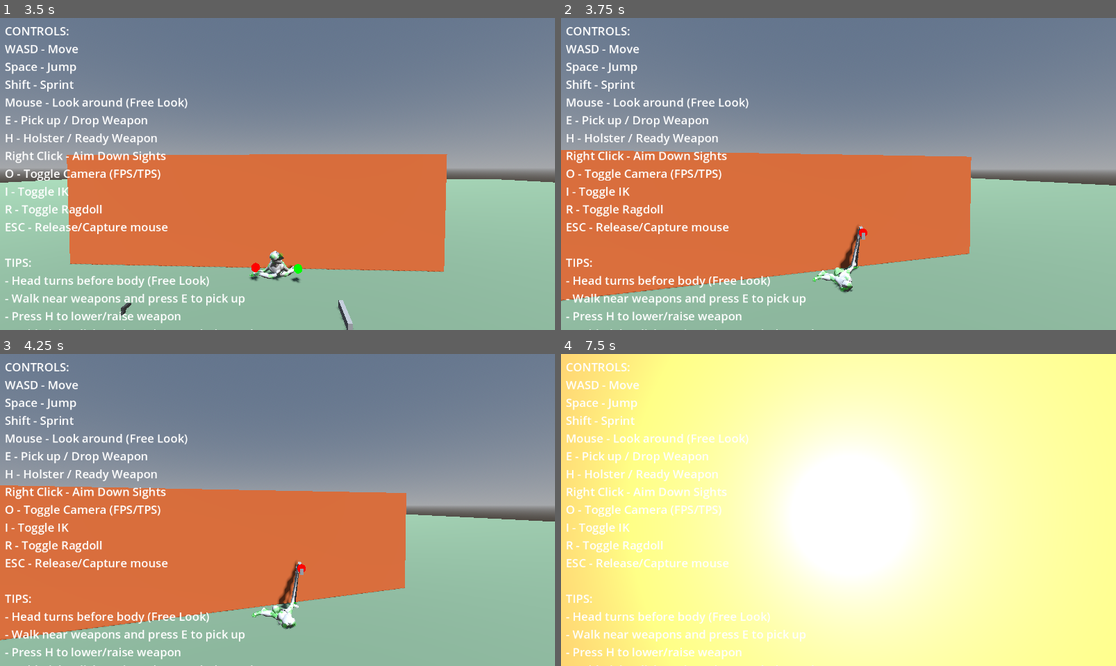
Above: before the commit, frames 1-4 (two rows, left to right).
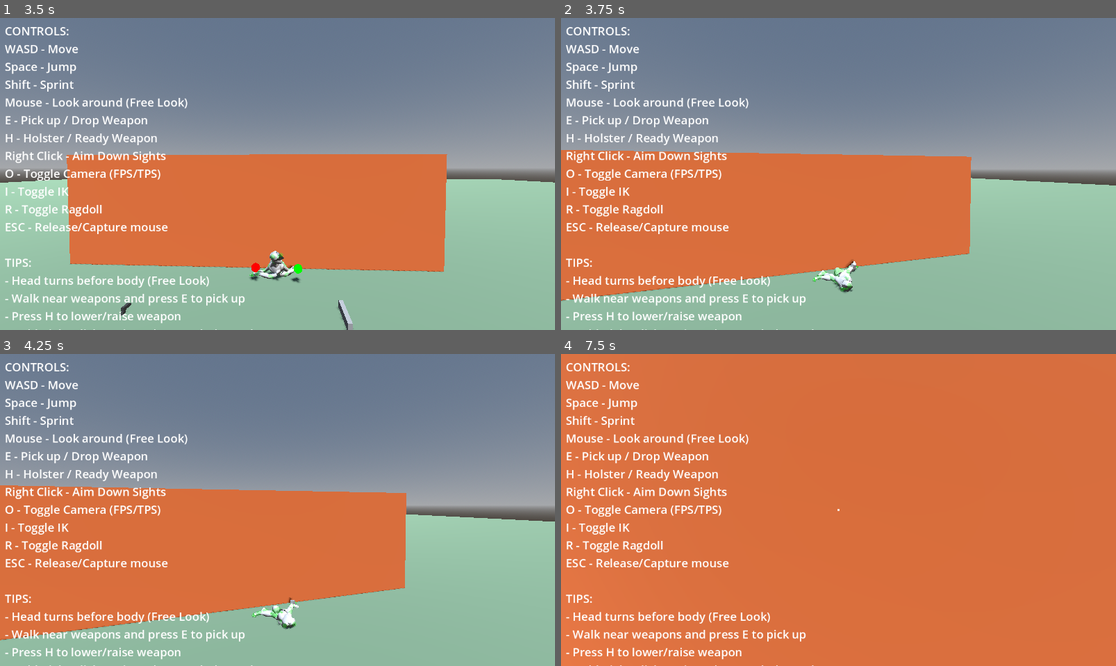
Above: after the commit, the same moments.

Repository: lmf-git/fpsikanimragdoll
Game: Godot game, scene res://world.tscn
Two runs of this game, one before a commit and one after it. Both use one fixed random seed, a clock stepped at 60 frames per second and the inputs below.
Inputs (mouse positions are in pixels of both pictures, inside the frame that each line leads up to):
- Up to frame 1 (3.5 s): tap Enter at 0.5 s; move the mouse to (305, 174) at 0.52 s; hold Shift (sprint) 0.53-1.28 s; hold W (move_forward) from 0.53 s (still down); click (305, 174) at 0.67 s; tap Space (jump) at 0.77, 1.52, 3.02 s; move the mouse to (249, 174) at 1.27 s; tap O (toggle_camera) at 1.35 s; move the mouse to (288, 167) at 2.02 s; hold I (toggle_ik) 2.03-2.78 s; move the mouse to (271, 180) at 2.77 s; tap R (toggle_ragdoll) at 2.85 s; click (271, 180) at 2.92 s
- Up to frame 2 (3.75 s): keep holding W (move_forward); move the mouse to (877, 177) at 3.52 s; tap E at 3.6 s
- Up to frame 3 (4.25 s): keep holding W (move_forward); tap Space (jump) at 3.77 s
- Up to frame 4 (7.5 s): move the mouse to (794, 506) at 4.27 s; tap H at 4.35 s; tap Space (jump) at 4.52, 6.02, 6.77 s; move the mouse to (844, 510) at 5.02 s; hold Shift (sprint) 5.03-5.78 s; click (844, 510) at 5.17 s; move the mouse to (816, 503) at 5.77 s; release W (move_forward) at 5.78 s; hold D (move_right) 5.78-6.53 s; tap O (toggle_camera) at 5.85 s; move the mouse to (866, 510) at 6.52 s; hold I (toggle_ik) 6.53-7.28 s; hold W (move_forward) from 6.53 s (still down); move the mouse to (810, 510) at 7.27 s; tap R (toggle_ragdoll) at 7.35 s; click (810, 510) at 7.42 s

Frame 1 is identical in both runs. In frame 2, 0.3% of the frame differs, in the area x 49-56%, y 66-83%; in frame 3, 0.3%; in frame 4, 98%, in the area x 0-100%, y 0-100%.

Commit message:
Implement spine bone rotation for weapon aiming based on Unity IK video
- Add spine aiming system that rotates Spine, Chest, Upper_Chest bones
- Implement angle and distance constraints to prevent unnatural poses
- Add multi-iteration aiming for accuracy (default 3 iterations)
- Use per-bone weights for smooth blending (Spine: 0.3, Chest: 0.5, Upper_Chest: 0.7)
- Revert hand IK targets to body-relative positioning
- Remove hand bone rotation approach
- Upper body now naturally rotates to aim weapon at camera target
- Fixes hand grip and palm orientation issues

Functions added:
- _get_constrained_aim_target(): Calculate target with constraints
- _aim_bone_at_target(): Rotate individual bone toward target
- _apply_spine_aiming(): Apply rotation to all spine bones

Diff:
--- a/character_controller.gd
+++ b/character_controller.gd
@@ -151,6 +151,8 @@
 var head_bone_id: int = -1
 var neck_bone_id: int = -1
 var chest_bone_id: int = -1  # For weapon positioning anchor
+var spine_bone_id: int = -1  # For spine aiming
+var upper_chest_bone_id: int = -1  # For spine aiming
 var right_hand_bone_id: int = -1
 var left_hand_bone_id: int = -1
 var right_hand_attachment: BoneAttachment3D = null  # For attaching weapons to hand
@@ -158,6 +160,22 @@
 var original_neck_pose: Transform3D
 var mesh_instance: MeshInstance3D
 
+# Spine IK aiming parameters
+@export_group("Weapon Aiming")
+@export var aim_ik_enabled: bool = true
+@export var aim_ik_iterations: int = 3
+@export_range(0.0, 1.0) var aim_ik_weight: float = 1.0
+@export var aim_angle_limit: float = 90.0  # Maximum aim angle in degrees
+@export var aim_distance_limit: float = 1.5  # Minimum aim distance
+@export var aim_target_offset: Vector3 = Vector3(0.0, 1.36, 0.0)  # Offset to aim at (e.g., chest height)
+
+# Per-bone weights for spine aiming
+var spine_bone_weights: Dictionary = {
+	"Spine": 0.3,
+	"Chest": 0.5,
+	"Upper_Chest": 0.7
+}
+
 func _ready():
 	print("\n=== Character Controller Ready ===")
 	# Capture mouse
@@ -177,6 +195,10 @@
 		chest_bone_id = skeleton.find_bone("characters3d.com___Upper_Chest")
 		if chest_bone_id < 0:
 			chest_bone_id = skeleton.find_bone("characters3d.com___Chest")
+
+		# Find spine bones for aiming IK
+		spine_bone_id = skeleton.find_bone("characters3d.com___Spine")
+		upper_chest_bone_id = skeleton.find_bone("characters3d.com___Upper_Chest")
 
 		if head_bone_id >= 0:
 			original_head_pose = skeleton.get_bone_pose(head_bone_id)
@@ -1725,16 +1747,11 @@
 		WeaponState.AIMING:
 			target_offset = aim_weapon_offset
 
-	# Get camera rotation for positioning hands relative to aim direction
-	var camera_rotation_y = active_camera.global_rotation.y
-	var camera_rotation_x = camera_rotation.x  # Pitch (up/down)
-
-	# Create basis from both yaw (Y) and pitch (X) to follow camera aim fully
-	var camera_basis = Basis()
-	camera_basis = camera_basis.rotated(Vector3.UP, camera_rotation_y)  # Yaw first
-	camera_basis = camera_basis.rotated(camera_basis.x, camera_rotation_x)  # Then pitch relative to yaw
-
-	# Position right hand IK target following camera aim direction
+	# Create body-relative basis for hand positioning
+	# Hands stay relative to body - spine bones will rotate to aim
+	var body_basis = Basis(Vector3.UP, body_rotation_y)
+
+	# Position right hand IK target relative to body
 	var right_hand_target = ik_targets_node.get_node_or_null("RightHandTarget")
 	if right_hand_target:
 		var base_offset = target_offset + current_sway
@@ -1749,7 +1766,7 @@
 
 		# Apply hand recoil to offset
 		var final_offset = base_offset + current_hand_recoil
-		var target_pos = anchor_transform.origin + camera_basis * final_offset
+		var target_pos = anchor_transform.origin + body_basis * final_offset
 
 		# DEBUG: Track target movement when state changes
 		if weapon_state == WeaponState.AIMING and right_hand_target.global_position.distance_to(target_pos) > 0.01:
@@ -1778,8 +1795,8 @@
 				# - No left/right offset (centerline)
 				var foregrip_offset = Vector3(0.0, 0.05, -0.35)  # Higher and forward
 
-				# Apply camera-relative offset
-				var left_hand_pos = right_hand_pos + camera_basis * foregrip_offset
+				# Apply body-relative offset
+				var left_hand_pos = right_hand_pos + body_basis * foregrip_offset
 				left_hand_target.global_position = left_hand_pos
 		else:
 			# Pistol (one-handed): Left hand only supports when aiming, not during hip fire
@@ -1793,7 +1810,7 @@
 				# - Right: 0.03m to the right (crosses under) to create elbow bend
 				var support_grip_offset = Vector3(0.03, -0.08, -0.05)  # Right, down, forward
 
-				var left_hand_pos = right_hand_pos + camera_basis * support_grip_offset
+				var left_hand_pos = right_hand_pos + body_basis * support_grip_offset
 				left_hand_target.global_position = left_hand_pos
 			else:
 				# When hip firing (READY) or sheathed, left hand goes to rest position (one-handed grip)
@@ -1810,13 +1827,13 @@
 		# Position right elbow pole to guide elbow to bend outward
 		# Place it to the right and slightly forward of the hand target
 		var elbow_offset = Vector3(0.2, 0.0, -0.2)  # Right and forward
-		right_elbow_pole.global_position = right_hand_target.global_position + camera_basis * elbow_offset
+		right_elbow_pole.global_position = right_hand_target.global_position + body_basis * elbow_offset
 
 	if left_hand_target and left_elbow_pole:
 		# Position left elbow pole to guide elbow to bend outward
 		# Place it to the left and slightly forward of the hand target
 		var elbow_offset = Vector3(-0.2, 0.0, -0.2)  # Left and forward
-		left_elbow_pole.global_position = left_hand_target.global_position + camera_basis * elbow_offset
+		left_elbow_pole.global_position = left_hand_target.global_position + body_basis * elbow_offset
 
 	# Update wrist pole positions for refined hand/wrist control
 	var left_wrist_pole = ik_targets_node.get_node_or_null("LeftWristPole")
@@ -1826,12 +1843,12 @@
 		# Position right wrist pole closer to hand, slightly down and outward
 		# This helps guide the wrist orientation for proper weapon grip
 		var wrist_offset = Vector3(0.1, -0.05, -0.1)  # Slightly right, down, and forward
-		right_wrist_pole.global_position = right_hand_target.global_position + camera_basis * wrist_offset
+		right_wrist_pole.global_position = right_hand_target.global_position + body_basis * wrist_offset
 
 	if left_hand_target and left_wrist_pole:
 		# Position left wrist pole for support hand positioning
 		var wrist_offset = Vector3(-0.1, -0.05, -0.1)  # Slightly left, down, and forward
-		left_wrist_pole.global_position = left_hand_target.global_position + camera_basis * wrist_offset
+		left_wrist_pole.global_position = left_hand_target.global_position + body_basis * wrist_offset
 
 func _update_weapon_to_hand():
 	"""Position weapon to follow IK-transformed hand bone (called AFTER IK is applied)"""
@@ -1884,46 +1901,122 @@
 		equipped_weapon.global_transform = right_hand_transform
 		print("DEBUG: No main_grip, set weapon transform to hand transform")
 
-func _orient_hand_for_weapon_grip():
-	"""Rotate hand bone after IK to grip weapon pointing toward camera"""
-	if not equipped_weapon or not skeleton or right_hand_bone_id < 0:
-		return
+func _get_constrained_aim_target() -> Vector3:
+	"""Calculate aim target position with angle and distance constraints"""
+	if not equipped_weapon:
+		return global_position + global_transform.basis * Vector3(0, 0, -10)
 
 	var camera = fps_camera if camera_mode == 0 else tps_camera
 	if not camera:
-		return
-
-	# Get camera's forward direction (where it's looking)
+		return global_position + global_transform.basis * Vector3(0, 0, -10)
+
+	# Get aim origin (weapon raycast position)
+	var aim_origin = global_position + Vector3(0, 1.5, 0)  # Approximate chest height
+	if equipped_weapon.muzzle_point:
+		aim_origin = equipped_weapon.muzzle_point.global_position
+
+	# Get raw target position (where camera is looking)
 	var camera_forward = -camera.global_transform.basis.z
-	var camera_up = camera.global_transform.basis.y
-
-	# Create target rotation for the hand to point weapon forward
-	# The weapon's local -Z should point along camera forward when held
-	var hand_forward = camera_forward
-	var hand_up = camera_up
-
-	# Create orthonormal basis for hand orientation
-	var hand_right = hand_up.cross(hand_forward).normalized()
-	hand_up = hand_forward.cross(hand_right).normalized()
-
-	# Build target basis
-	var target_basis = Basis()
-	target_basis.x = hand_right
-	target_basis.y = hand_up
-	target_basis.z = -hand_forward  # Godot uses -Z as forward
-
-	# Get current hand bone global pose
-	var current_pose = skeleton.get_bone_global_pose(right_hand_bone_id)
-
-	# Convert target basis from global space to skeleton local space
-	var skeleton_global_basis_inv = skeleton.global_transform.basis.inverse()
-	var target_local_basis = skeleton_global_basis_inv * target_basis
-
-	# Create new pose with target rotation but keeping IK position
-	var new_pose = Transform3D(target_local_basis, current_pose.origin)
-
-	# Apply the new pose to the hand bone
-	skeleton.set_bone_global_pose_override(right_hand_bone_id, new_pose, 1.0, true)
+	var target_position = camera.global_position + camera_forward * 100.0
+
+	# Add offset to target (e.g., aim at chest instead of feet)
+	target_position += aim_target_offset
+
+	# Calculate direction and distance to target
+	var target_direction = (target_position - aim_origin).normalized()
+	var target_distance = aim_origin.distance_to(target_position)
+	var aim_forward = -global_transform.basis.z
+
+	# Calculate blend amount for constraints
+	var blend_out = 0.0
+
+	# Constraint 1: Angle limit
+	var angle_to_target = rad_to_deg(acos(aim_forward.dot(target_direction)))
+	if angle_to_target > aim_angle_limit:
+		blend_out = max(blend_out, (angle_to_target - aim_angle_limit) / aim_angle_limit)
+
+	# Constraint 2: Distance limit
+	if target_distance < aim_distance_limit:
+		blend_out = max(blend_out, (aim_distance_limit - target_distance) / aim_distance_limit)
+
+	# Blend between target direction and forward direction
+	blend_out = clamp(blend_out, 0.0, 1.0)
+	var final_direction = target_direction.lerp(aim_forward, blend_out).normalized()
+
+	# Return final target position
+	return aim_origin + final_direction * max(target_distance, aim_distance_limit)
+
+func _aim_bone_at_target(bone_id: int, target_pos: Vector3, bone_weight: float):
+	"""Aim a single bone at the target position"""
+	if bone_id < 0 or not skeleton:
+		return
+
+	# Get aim origin (weapon muzzle or approximate position)
+	var aim_origin = global_position + Vector3(0, 1.5, 0)
+	if equipped_weapon and equipped_weapon.muzzle_point:
+		aim_origin = equipped_weapon.muzzle_point.global_position
+	elif equipped_weapon:
+		aim_origin = equipped_weapon.global_position
+
+	# Get bone's current global pose
+	var bone_global_pose = skeleton.get_bone_global_pose(bone_id)
+	var bone_global_transform = skeleton.global_transform * bone_global_pose
+
+	# Calculate directions
+	var aim_direction = (aim_origin - bone_global_transform.origin).normalized()
+	var target_direction = (target_pos - bone_global_transform.origin).normalized()
+
+	# Calculate rotation needed to aim at target
+	var rotation_axis = aim_direction.cross(target_direction)
+	if rotation_axis.length_squared() < 0.0001:
+		return  # Already aligned or opposite directions
+
+	rotation_axis = rotation_axis.normalized()
+	var rotation_angle = acos(clamp(aim_direction.dot(target_direction), -1.0, 1.0))
+
+	# Apply bone weight to rotation
+	rotation_angle *= bone_weight * aim_ik_weight
+
+	# Create delta rotation
+	var delta_rotation = Basis(rotation_axis, rotation_angle)
+
+	# Apply rotation to bone in global space
+	var new_basis = delta_rotation * bone_global_transform.basis
+
+	# Convert back to bone local space
+	var parent_id = skeleton.get_bone_parent(bone_id)
+	if parent_id >= 0:
+		var parent_global_transform = skeleton.global_transform * skeleton.get_bone_global_pose(parent_id)
+		var parent_inv = parent_global_transform.affine_inverse()
+		var local_transform = parent_inv * Transform3D(new_basis, bone_global_transform.origin)
+		skeleton.set_bone_pose_rotation(bone_id, local_transform.basis.get_rotation_quaternion())
+	else:
+		# No parent, use skeleton inverse
+		var skeleton_inv = skeleton.global_transform.affine_inverse()
+		var local_transform = skeleton_inv * Transform3D(new_basis, bone_global_transform.origin)
+		skeleton.set_bone_pose_rotation(bone_id, local_transform.basis.get_rotation_quaternion())
+
+func _apply_spine_aiming():
+	"""Apply spine bone rotations to aim weapon at camera target"""
+	if not aim_ik_enabled or not equipped_weapon or not skeleton:
+		return
+
+	# Get constrained target position
+	var target_pos = _get_constrained_aim_target()
+
+	# List of bones to rotate (in order from bottom to top)
+	var aim_bones = []
+	if spine_bone_id >= 0:
+		aim_bones.append({"id": spine_bone_id, "weight": spine_bone_weights["Spine"]})
+	if chest_bone_id >= 0:
+		aim_bones.append({"id": chest_bone_id, "weight": spine_bone_weights["Chest"]})
+	if upper_chest_bone_id >= 0:
+		aim_bones.append({"id": upper_chest_bone_id, "weight": spine_bone_weights["Upper_Chest"]})
+
+	# Apply aiming with multiple iterations for accuracy
+	for iteration in range(aim_ik_iterations):
+		for bone_data in aim_bones:
+			_aim_bone_at_target(bone_data["id"], target_pos, bone_data["weight"])
 
 func _process(_delta):
 	# WEAPON UPDATE ORDER - CRITICAL for proper IK-based positioning:
@@ -2002,6 +2095,6 @@
 				right_foot_ik.stop()
 
 	# STEP 3: Weapon automatically follows hand bone (parented to BoneAttachment3D)
-	# After IK is applied, rotate hand bone to grip weapon toward camera direction
+	# After IK is applied, rotate spine bones to aim weapon at camera target
 	if equipped_weapon:
-		_orient_hand_for_weapon_grip()
+		_apply_spine_aiming()
